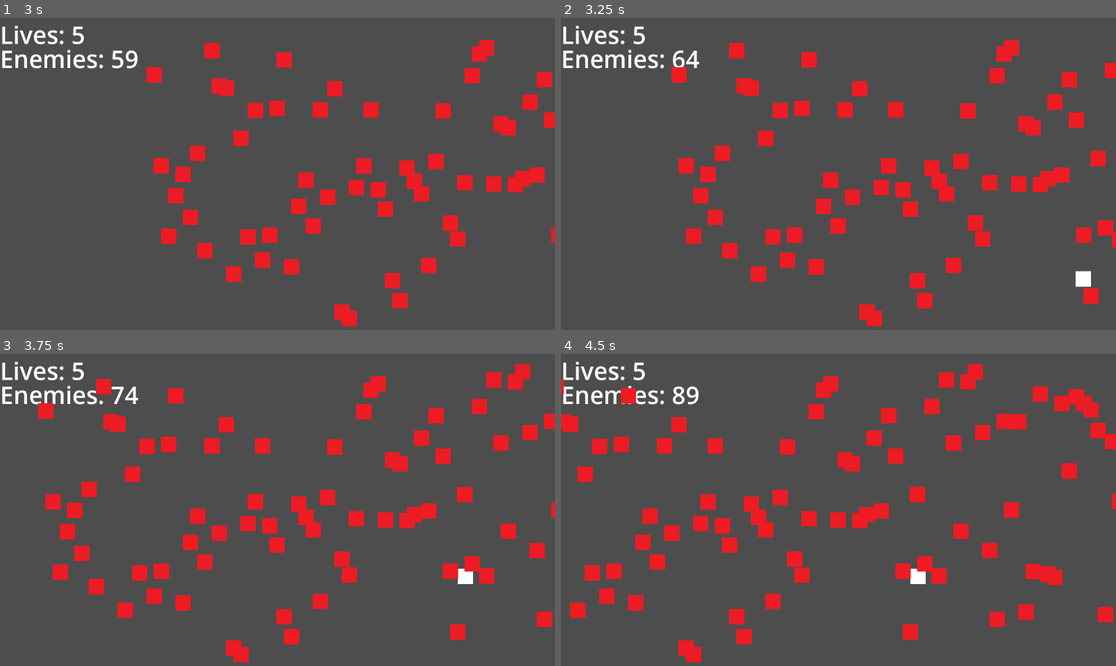
Above: before the commit, frames 1-4 (two rows, left to right).
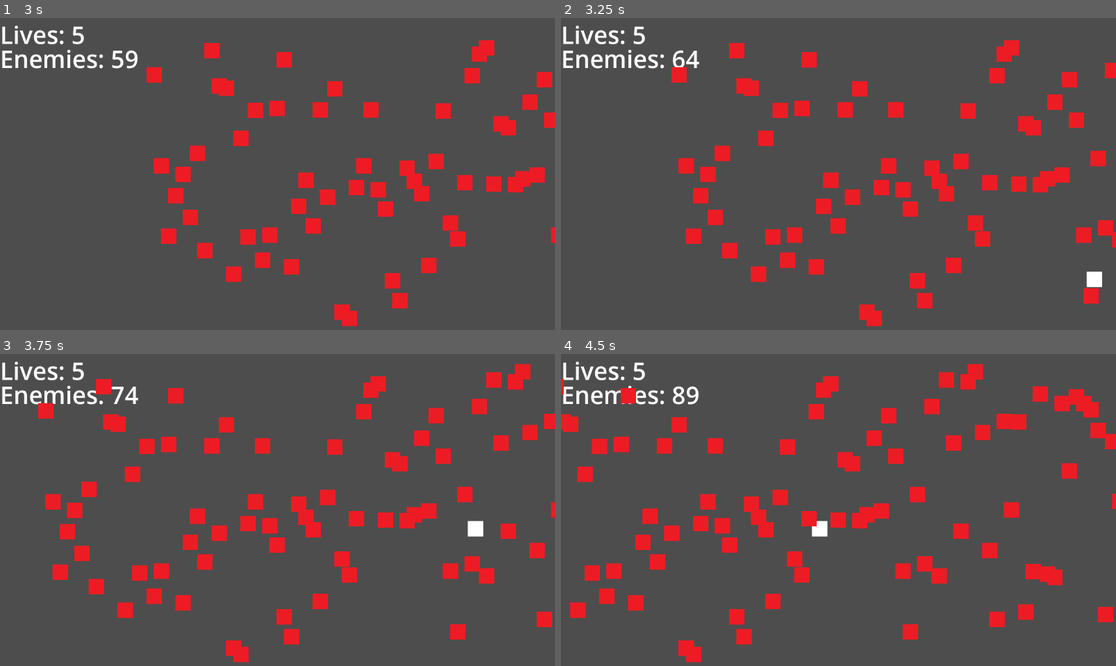
Above: after the commit, the same moments.

Repository: Lyanair/Lab-Exam
Game: Godot game, scene res://survive.tscn
Two runs of this game, one before a commit and one after it. Both use one fixed random seed, a clock stepped at 60 frames per second and the inputs below.
Inputs:
- Up to frame 1 (3 s): hold Right (Right) 0.53-1.28 s; hold S (Down) 1.28-2.03 s; hold Right (Right) 2.03-2.78 s; hold W (Up) from 2.78 s (still down)
- Up to frame 2 (3.25 s): keep holding W (Up)
- Up to frame 3 (3.75 s): release W (Up) at 3.53 s; hold A (Left) from 3.53 s (still down)
- Up to frame 4 (4.5 s): keep holding A (Left)

Frame 1 is identical in both runs. In frame 2, 0.2% of the frame differs, in the area x 92-98%, y 81-87%; in frame 3, 0.3%, in the area x 82-88%, y 53-74%; in frame 4, 0.3%.

Commit message:
collision (doesnt work)

Diff:
--- a/lab_exam/Enemy.tscn
+++ b/lab_exam/Enemy.tscn
@@ -1,10 +1,12 @@
-[gd_scene load_steps=5 format=3 uid="uid://cik5126xkwjsr"]
+[gd_scene load_steps=6 format=3 uid="uid://cik5126xkwjsr"]
 
 [ext_resource type="Script" uid="uid://ce2wc36aq72mx" path="res://enemy.gd" id="1_s7bn3"]
-[ext_resource type="Script" uid="uid://6c56650mq7l5" path="res://collision_shape_2d.gd" id="2_2hac7"]
 [ext_resource type="Texture2D" uid="uid://bunmq7i1h3xhf" path="res://32x32red.png" id="2_s7bn3"]
+[ext_resource type="Script" uid="uid://c7n4xw2ox0gts" path="res://enemyarea.gd" id="3_2hac7"]
 
 [sub_resource type="RectangleShape2D" id="RectangleShape2D_s7bn3"]
+
+[sub_resource type="RectangleShape2D" id="RectangleShape2D_2hac7"]
 
 [node name="Node2D" type="Node2D"]
 
@@ -13,7 +15,13 @@
 
 [node name="CollisionShape2D" type="CollisionShape2D" parent="CharacterBody2D"]
 shape = SubResource("RectangleShape2D_s7bn3")
-script = ExtResource("2_2hac7")
+disabled = true
 
 [node name="Sprite2D" type="Sprite2D" parent="CharacterBody2D"]
 texture = ExtResource("2_s7bn3")
+
+[node name="Area2D" type="Area2D" parent="CharacterBody2D"]
+script = ExtResource("3_2hac7")
+
+[node name="CollisionShape2D" type="CollisionShape2D" parent="CharacterBody2D/Area2D"]
+shape = SubResource("RectangleShape2D_2hac7")
--- a/lab_exam/destroy_spawns.gd
+++ b/lab_exam/destroy_spawns.gd
@@ -1 +1,5 @@
 extends Area2D
+
+func _on_body_entered(body: CharacterBody2D) -> void:
+	if body.name == "Enemy":
+		body.queue_free()
--- /dev/null
+++ b/lab_exam/enemyarea.gd
@@ -0,0 +1,8 @@
+extends Area2D
+
+signal playerhit
+
+func _on_body_entered(body: CharacterBody2D) -> void:
+	if body.name == "Player":
+		body.lives = body.lives - 1
+		self.queue_free()
--- a/lab_exam/player.gd
+++ b/lab_exam/player.gd
@@ -2,6 +2,7 @@
 
 @export var lives = 5
 var speed = 10
+signal dead
 
 func _process(delta: float) -> void:
 	if Input.is_action_pressed("Up"):
@@ -13,3 +14,6 @@
 	if Input.is_action_pressed("Left"):
 		global_position.x -= speed
 	move_and_slide()
+
+	if lives == 0:
+		emit_signal("dead")
--- a/lab_exam/survive.tscn
+++ b/lab_exam/survive.tscn
@@ -1,8 +1,9 @@
-[gd_scene load_steps=8 format=3 uid="uid://bo33g3bpvh6ks"]
+[gd_scene load_steps=9 format=3 uid="uid://bo33g3bpvh6ks"]
 
 [ext_resource type="Script" uid="uid://cryrpt7hpywjj" path="res://player.gd" id="1_k10ni"]
 [ext_resource type="Texture2D" uid="uid://8jty6flv3r6i" path="res://32x32white.png" id="1_qom0i"]
 [ext_resource type="Script" uid="uid://ba33ivsr4itym" path="res://spawn.gd" id="3_ybcc0"]
+[ext_resource type="Script" uid="uid://4tfa1vn0fdog" path="res://destroy_spawns.gd" id="4_iptn8"]
 [ext_resource type="Script" uid="uid://cilq0uobqyv31" path="res://UI.gd" id="4_ybcc0"]
 
 [sub_resource type="CanvasItemMaterial" id="CanvasItemMaterial_bd3n3"]
@@ -12,33 +13,6 @@
 [sub_resource type="RectangleShape2D" id="RectangleShape2D_v54o6"]
 
 [node name="Node2D" type="Node2D"]
-
-[node name="Player" type="CharacterBody2D" parent="."]
-material = SubResource("CanvasItemMaterial_bd3n3")
-position = Vector2(207, 363)
-script = ExtResource("1_k10ni")
-
-[node name="CollisionShape2D" type="CollisionShape2D" parent="Player"]
-scale = Vector2(1.56, 1.56)
-shape = SubResource("RectangleShape2D_qom0i")
-
-[node name="Sprite2D" type="Sprite2D" parent="Player"]
-texture = ExtResource("1_qom0i")
-
-[node name="Destroy Spawns" type="Area2D" parent="."]
-position = Vector2(-75, 319)
-scale = Vector2(-7.51011, 32.9931)
-
-[node name="CollisionShape2D" type="CollisionShape2D" parent="Destroy Spawns"]
-shape = SubResource("RectangleShape2D_v54o6")
-
-[node name="Spawner" type="Node2D" parent="."]
-script = ExtResource("3_ybcc0")
-
-[node name="Timer" type="Timer" parent="Spawner"]
-wait_time = 0.05
-autostart = true
-ignore_time_scale = true
 
 [node name="Control" type="Control" parent="."]
 layout_mode = 3
@@ -60,4 +34,32 @@
 offset_bottom = 119.0
 theme_override_font_sizes/font_size = 50
 
+[node name="Player" type="CharacterBody2D" parent="."]
+material = SubResource("CanvasItemMaterial_bd3n3")
+position = Vector2(207, 363)
+script = ExtResource("1_k10ni")
+
+[node name="CollisionShape2D" type="CollisionShape2D" parent="Player"]
+scale = Vector2(1.56, 1.56)
+shape = SubResource("RectangleShape2D_qom0i")
+
+[node name="Sprite2D" type="Sprite2D" parent="Player"]
+texture = ExtResource("1_qom0i")
+
+[node name="Destroy Spawns" type="Area2D" parent="."]
+position = Vector2(-75, 319)
+scale = Vector2(-7.51011, 32.9931)
+script = ExtResource("4_iptn8")
+
+[node name="CollisionShape2D" type="CollisionShape2D" parent="Destroy Spawns"]
+shape = SubResource("RectangleShape2D_v54o6")
+
+[node name="Spawner" type="Node2D" parent="."]
+script = ExtResource("3_ybcc0")
+
+[node name="Timer" type="Timer" parent="Spawner"]
+wait_time = 0.05
+autostart = true
+ignore_time_scale = true
+
 [connection signal="timeout" from="Spawner/Timer" to="Spawner" method="_on_timer_timeout"]
Not shown, added: lab_exam/enemyarea.gd.uid
